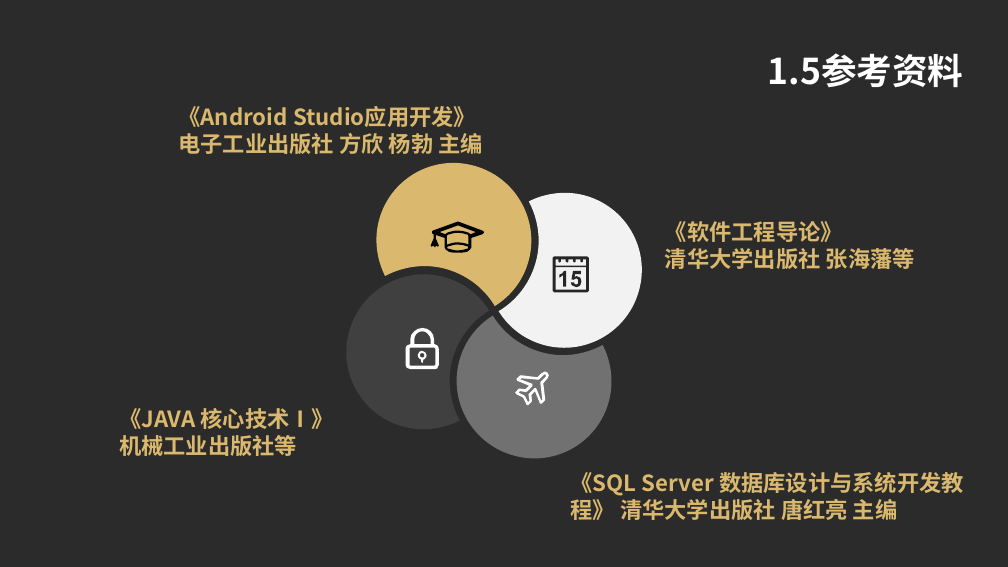
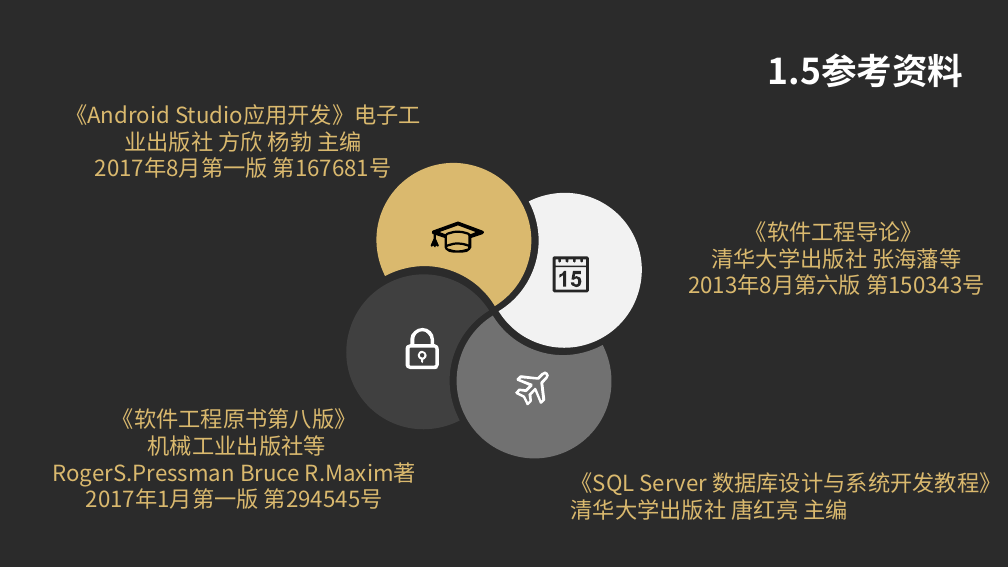
Before and after one commit to SE-2018-G01/TimeNote, a slide deck: slide 7 of SE2018春-G01-项目计划.pptx. Drawn at 1008x567 pixels with LibreOffice and Linux fonts; fonts in the diff are those of the drawing; background and template pictures are left out; a plain dark background stands for a picture behind light text. Boxes give left, top, right and bottom in pixels: in the first picture for what was removed or moved away, otherwise in the second. Text is boxed around its words. In the diff, an @@ line names an element or a change of style, - is before the commit and + after.

```diff
--- a/SE2018春-G01-项目计划.pptx
+++ b/SE2018春-G01-项目计划.pptx
@@ text "《Android Studio应用开发》电子工业出版社 方欣 杨勃 主编": place and size @@
-text "《Android Studio应用开发》电子工业出版社 方欣 杨勃 主编" at (178, 106, 483, 154)
+text "《Android Studio应用开发》电子工业出版社 方欣 杨勃 主编" at (65, 104, 421, 178)
@@ text at (65, 104, 421, 152): bold off in "《Android Studio应用开发》电子工业出版社 方欣 杨勃 主编"; alignment left to centre @@
@@ text at (95, 157, 392, 178): paragraph added @@
+2017年8月第一版 第167681号
@@ text at (711, 221, 961, 269): bold off in "《软件工程导论》", "清华大学出版社 张海藩等"; alignment left to centre @@
@@ text at (688, 274, 985, 295): paragraph added @@
+2013年8月第六版 第150343号
@@ text at (53, 408, 416, 509): text changed; bold off @@
-《JAVA 核心技术Ⅰ》 机械工业出版社等
+《软件工程原书第八版》
+机械工业出版社等
+RogerS.Pressman Bruce R.Maxim著
+2017年1月第一版 第294545号
@@ text "《SQL Server 数据库设计与系统开发教程》 清华大学出版社 唐红亮 ..." at (571, 472, 1001, 520): bold off @@
```
Also in this commit, not shown: 11 other slides changed, 1 slide added, 2 slides removed, 4 other files.
